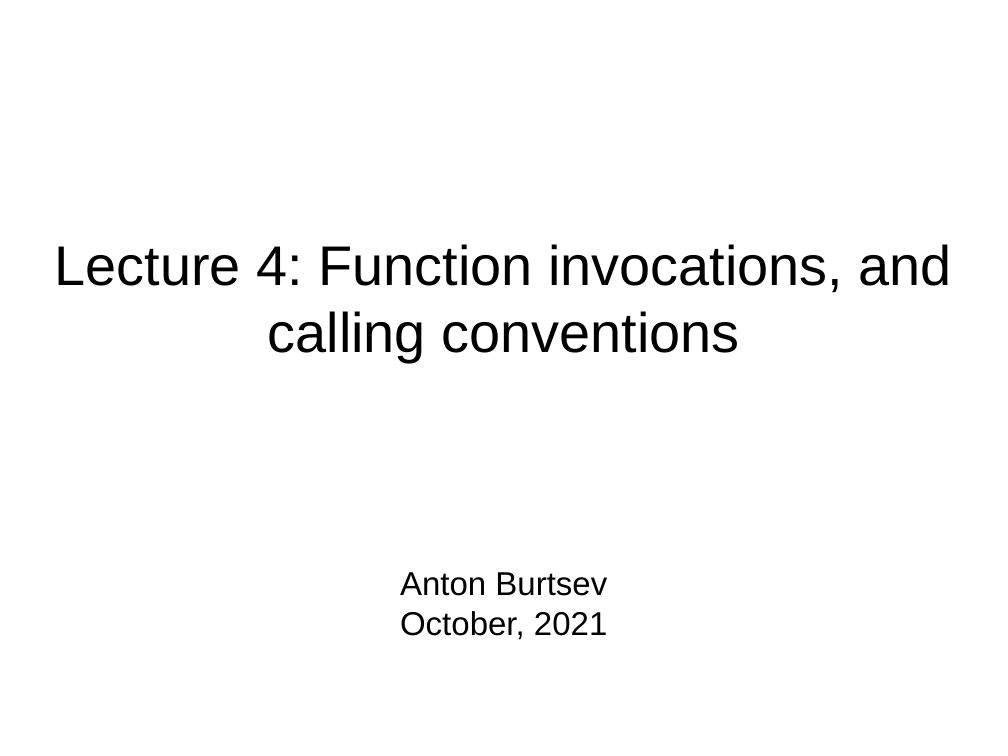
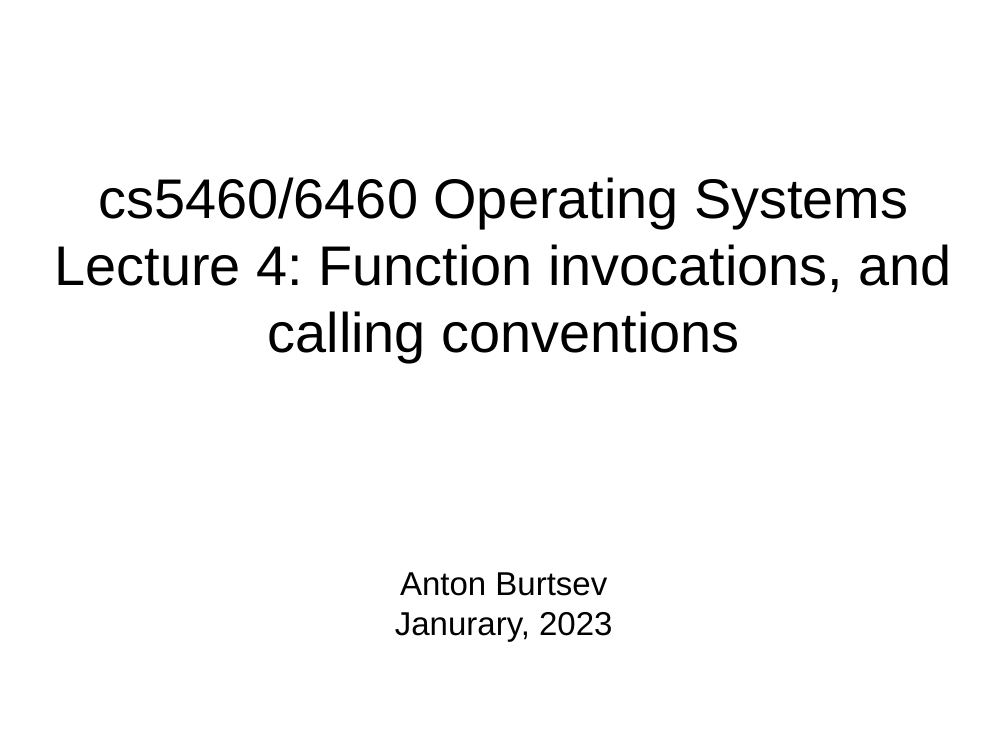
Before and after one commit to antonburtsev/cs5460, a slide deck: slide 1 of lectures/lecture04-calling-conventions/lecture04-calling-conventions.odp. Drawn at 1008x756 pixels with LibreOffice and Linux fonts; fonts in the diff are those of the drawing. Boxes give left, top, right and bottom in pixels: in the first picture for what was removed or moved away, otherwise in the second. Text is boxed around its words. In the diff, an @@ line names an element or a change of style, - is before the commit and + after.

Commit message:
Minor fixes to the lectures

```diff
--- a/lectures/lecture04-calling-conventions/lecture04-calling-conventions.odp
+++ b/lectures/lecture04-calling-conventions/lecture04-calling-conventions.odp
@@ title at <box>55,177,951,362</box>: text changed @@
-Lecture 4: Function invocations, and calling conventions
+cs5460/6460 Operating Systems
+Lecture 4: Function invocations, and calling conventions
@@ subtitle at <box>395,612,612,641</box>: text changed @@
-October, 2021
+Janurary, 2023
```
Also in this commit, not shown: 1 slide added, 5 other files.
